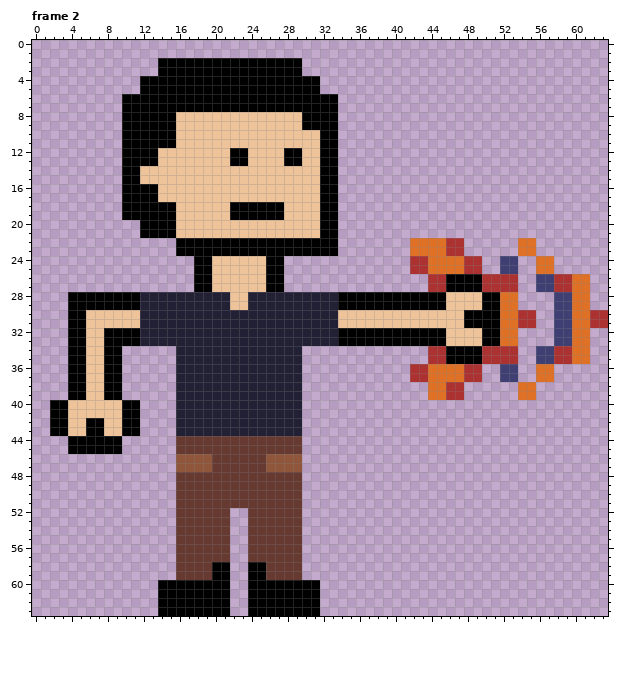
Edited in one commit: pixel-art file (docs/asset/Sprite-Carlos.aseprite). Above is the file before it was changed.
64x64 pixels, 2 frames. Shown: frame 2. The commit also changed other frames, which this record leaves out.
Now the later version:
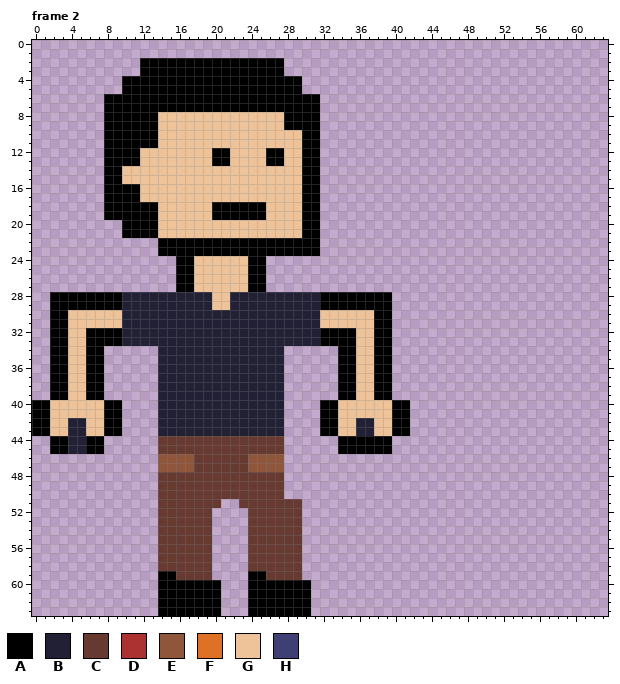
Palette (. is transparent): A #000000  B #222034  C #663931  D #ac3232  E #8f563b  F #df7126  G #eec39a  H #3f3f74
What changed:
Frame 2:
y 2..3: x 12..13 .. -> AA; x 28..29 AA -> ..
y 4..5: x 10..11 .. -> AA; x 30..31 AA -> ..
y 6..7: x 8..9 .. -> AA; x 32..33 AA -> ..
y 8..9: x 8..9 .. -> AA; x 14..15 AA -> GG; x 28..29 GG -> AA; x 32..33 AA -> ..
y 10..11: x 8..9 .. -> AA; x 14..15 AA -> GG; x 30..33 GGAA -> AA..
y 12..13: x 8..9 .. -> AA; x 12..13 AA -> GG; x 20..23 GGAA -> AAGG; x 26..33 GGAAGGAA -> AAGGAA..
y 14..15: x 8..11 ..AA -> AAGG; x 30..33 GGAA -> AA..
y 16..17: x 8..9 .. -> AA; x 12..13 AA -> GG; x 30..33 GGAA -> AA..
y 18..19: x 8..9 .. -> AA; x 14..15 AA -> GG; x 20..21 GG -> AA; x 26..27 AA -> GG; x 30..33 GGAA -> AA..
y 20..21: x 10..11 .. -> AA; x 14..15 AA -> GG; x 30..33 GGAA -> AA..
y 22..23: x 14..15 .. -> AA; x 32..33 AA -> ..; x 42..47 FFFFDD -> ......; x 54..55 FF -> ..
y 24..25: x 16..19 ..AA -> AAGG; x 24..27 GGAA -> AA..; x 42..49 DDFFFFDD -> ........; x 52..53 HH -> ..; x 56..57 FF -> ..
y 26..27: x 16..19 ..AA -> AAGG; x 24..27 GGAA -> AA..; x 44..53 DDAAAADDDD -> ..........; x 56..61 HHDDFF -> ......
y 28..29: x 2..3 .. -> AA; x 10..11 AA -> BB; x 20..23 BBGG -> GGBB; x 32..33 BB -> AA; x 40..53 AAAAAAGGGGAAFF -> ..............; x 58..61 HHFF -> ....
y 30..31: x 2..5 ..AA -> AAGG; x 10..11 GG -> BB; x 32..33 BB -> GG; x 38..55 GGGGGGGGGGAAAAFFDD -> AA................; x 58..63 HHFFDD -> ......
y 32..33: x 2..7 ..AAGG -> AAGGAA; x 10..11 AA -> BB; x 32..33 BB -> AA; x 36..37 AA -> GG; x 40..53 AAAAAAGGGGAAFF -> ..............; x 58..61 HHFF -> ....
y 34..35: x 2..9 ..AAGGAA -> AAGGAA..; x 14..15 .. -> BB; x 28..29 BB -> ..; x 34..39 ...... -> AAGGAA; x 44..53 DDAAAADDDD -> ..........; x 56..61 HHDDFF -> ......
y 36..37: x 2..9 ..AAGGAA -> AAGGAA..; x 14..15 .. -> BB; x 28..29 BB -> ..; x 34..39 ...... -> AAGGAA; x 42..49 DDFFFFDD -> ........; x 52..53 HH -> ..; x 56..57 FF -> ..
y 38..39: x 2..9 ..AAGGAA -> AAGGAA..; x 14..15 .. -> BB; x 28..29 BB -> ..; x 34..39 ...... -> AAGGAA; x 44..47 FFDD -> ....; x 54..55 FF -> ..
y 40..41: x 0..3 ..AA -> AAGG; x 8..11 GGAA -> AA..; x 14..15 .. -> BB; x 28..29 BB -> ..; x 32..41 .......... -> AAGGGGGGAA
y 42..43: x 0..11 ..AAGGAAGGAA -> AAGGBBGGAA..; x 14..15 .. -> BB; x 28..29 BB -> ..; x 32..41 .......... -> AAGGBBGGAA
y 44..45: x 2..5 ..AA -> AABB; x 8..9 AA -> ..; x 14..15 .. -> CC; x 28..29 CC -> ..; x 34..39 ...... -> AAAAAA
y 46..47: x 14..15 .. -> EE; x 18..19 EE -> CC; x 24..25 CC -> EE; x 28..29 EE -> ..
y 48..50: x 14..15 .. -> CC; x 28..29 CC -> ..
y 51: x 14..15 .. -> CC; x 21..22 CC -> ..
y 52..57: x 14..15 .. -> CC; x 20..21 CC -> ..
y 58: x 14..15 .. -> CC; x 20..21 AA -> ..; x 24..25 AA -> CC
y 59: x 14..15 .. -> AA; x 20..21 AA -> ..
y 60..63: x 21 A -> .; x 31 A -> .
